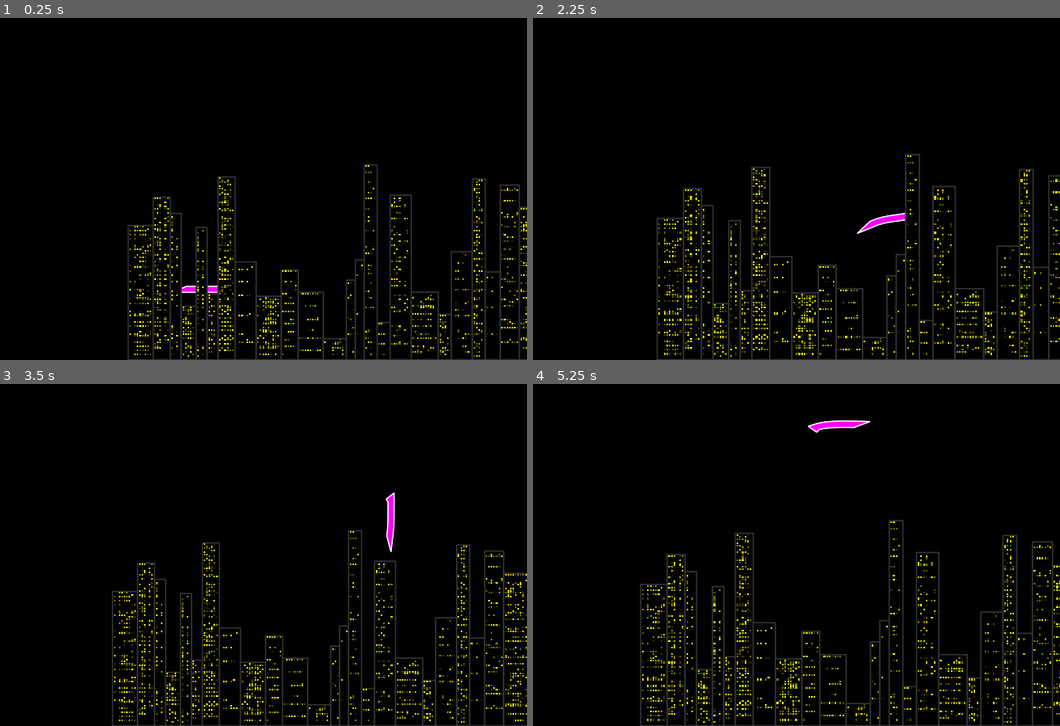
Above: before the commit, frames 1-4 (two rows, left to right).
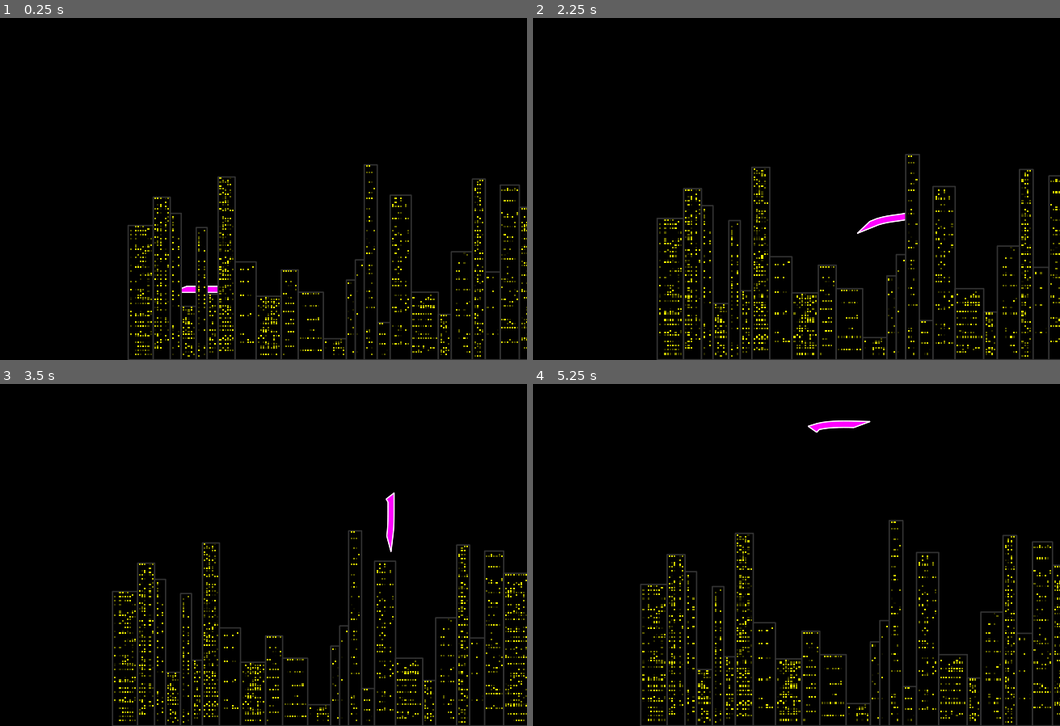
Above: after the commit, the same moments.

Repository: elektito/wyrmsim
Game: Godot game, scene res://World.tscn
Same seed, same stepped clock (60 frames per second), same inputs: the game is played once before the commit and once after it. The engine's default icon, where the game draws it, is replaced by a stand-in: a white triangle on a blue panel in a dark square.
Inputs (mouse positions are in pixels of both pictures, inside the frame that each line leads up to):
- Up to frame 1 (0.25 s): no input
- Up to frame 2 (2.25 s): tap Enter at 0.5 s; move the mouse to (880, 158) at 0.52 s; hold W (up) 0.53-1.28 s; tap N (add_segment) at 0.6 s; move the mouse to (606, 195) at 1.27 s; hold S (down) 1.28-2.03 s; tap D (remove_segment) at 1.35 s; move the mouse to (801, 96) at 2.02 s; hold W (up) from 2.03 s (still down); tap Mouse wheel up (zoom_in) at 2.1 s
- Up to frame 3 (3.5 s): keep holding W (up); move the mouse to (173, 616) at 2.77 s; tap Mouse wheel down (zoom_out) at 2.85 s
- Up to frame 4 (5.25 s): move the mouse to (928, 599) at 3.52 s; release W (up) at 3.53 s; hold A (left) 3.53-5.03 s; tap N (add_segment) at 3.6 s; move the mouse to (543, 490) at 4.27 s; tap D (remove_segment) at 4.35 s; move the mouse to (770, 544) at 5.02 s; hold S (down) from 5.03 s (still down); tap Mouse wheel up (zoom_in) at 5.1 s

The runs differ from the first frame. In frame 1, 1.4% of the frame differs, in the area x 24-100%, y 43-100%; in frame 2, 1.5%, in the area x 23-98%, y 40-100%; in frame 3, 1.4%; in frame 4, 1.5%.

Commit message:
Handle varying widths/heights better
We now try to center windows/floors in the inner area of the building
rectangle no matter what width/height is used.

Diff:
--- a/Building.gd
+++ b/Building.gd
@@ -103,13 +103,18 @@
 func _draw():
 	if not initialized:
 		return
+
 	var rect = Rect2(outline_width / 2, outline_width / 2, rect_size.x - outline_width, rect_size.y - outline_width)
 	draw_rect(rect, background_color, true)
 	draw_rect(rect, outline_color, false, outline_width, antialiased)
+
+	var first_window_x = outline_width + (rect_size.x - 2.0 * outline_width - windows_per_floor * window_width - (windows_per_floor - 1) * window_margin) / 2.0
+	var first_window_y = outline_width + (rect_size.y - 2.0 * outline_width - floors * floor_height - (floors - 1) * floor_margin) / 2.0
+
 	for f in range(floors):
 		for w in range(windows_per_floor):
 			if windows[f][w]:
-				var pos = Vector2(outline_width + window_margin + w * (window_width + window_margin), outline_width + floor_margin + f * (floor_height + floor_margin))
+				var pos = Vector2(first_window_x + w * (window_width + window_margin), first_window_y + f * (floor_height + floor_margin))
 				var r = Rect2(pos, Vector2(window_width, floor_height))
 				draw_rect(r, window_color.darkened(darkness[f][w]), true)
 
